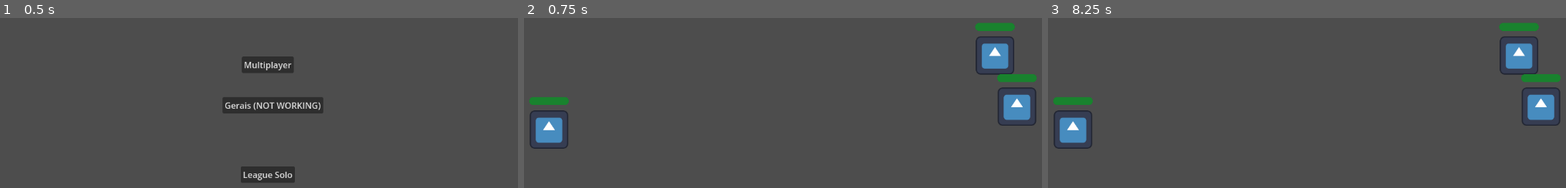
Above: before the commit, frames 1-3 (left to right).
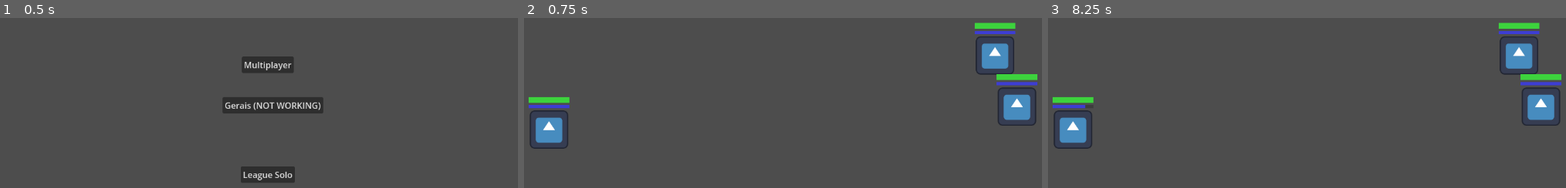
Above: after the commit, the same moments.

Repository: Middlent/meus-teste
Game: Godot game, scene res://HUB.tscn
Two runs of this game, one before a commit and one after it. Both use one fixed random seed, a clock stepped at 60 frames per second and the inputs below. The engine's default icon, where the game draws it, is replaced by a stand-in: a white triangle on a blue panel in a dark square.
Inputs (mouse positions are in pixels of both pictures, inside the frame that each line leads up to):
- Up to frame 1 (0.5 s): no input
- Up to frame 2 (0.75 s): click "League Solo" at 0.5 s
- Up to frame 3 (8.25 s): tap Enter at 1.25, 2.75, 4.25 s; move the mouse to (1457, 128) at 1.27 s; hold D (move_right) 1.28-2.03 s; tap Q every 2.25 s from 1.35 to 8.1 s; click (1457, 128) at 1.42 s; tap Space at 2, 3.5, 5 s; move the mouse to (1198, 162) at 2.02 s; hold S (move_down) 2.03-2.78 s; tap E at 2.1, 4.35, 6.6 s; move the mouse to (1384, 70) at 2.77 s; hold D (move_right) 2.78-3.53 s; tap R at 2.85, 5.1, 7.35 s; move the mouse to (outside the picture) at 3.52 s; hold W (move_up) 3.53-4.28 s; click (outside the picture) at 3.67 s; move the mouse to (outside the picture) at 4.27 s; hold A (move_left) 4.28-5.78 s; move the mouse to (1136, 94) at 5.02 s; move the mouse to (1353, 145) at 5.77 s; hold S (move_down) 5.78-6.53 s; click (1353, 145) at 5.92 s; move the mouse to (1229, 60) at 6.52 s; hold D (move_right) 6.53-7.28 s; move the mouse to (1457, 128) at 7.27 s; hold W (move_up) 7.28-8.03 s; move the mouse to (1198, 162) at 8.02 s; hold D (move_right) from 8.03 s (still down); click (1198, 162) at 8.17 s

Frame 1 is identical in both runs. In frame 2, 1.6% of the frame differs, in the area x 0-100%, y 2-54%; in frame 3, 1.5%.

Commit message:
Mana bar e resolvi um bug que nem sabia que tava ai

Diff:
--- a/MultiplayerHub/League/Champions/Teste/Teste_Stats.tres
+++ b/MultiplayerHub/League/Champions/Teste/Teste_Stats.tres
@@ -3,6 +3,7 @@
 [ext_resource type="Script" path="res://MultiplayerHub/League/Resources/stats.gd" id="1_rqktk"]
 
 [resource]
+resource_local_to_scene = true
 script = ExtResource("1_rqktk")
 hpBase = 600.0
 hpLevel = 102.0
--- a/MultiplayerHub/League/LeaguePlayer.tscn
+++ b/MultiplayerHub/League/LeaguePlayer.tscn
@@ -11,23 +11,29 @@
 [sub_resource type="RectangleShape2D" id="RectangleShape2D_np7k6"]
 size = Vector2(127, 128)
 
-[sub_resource type="StyleBoxFlat" id="StyleBoxFlat_k6h8t"]
-bg_color = Color(0.237539, 0.237539, 0.237539, 1)
-corner_radius_top_left = 30
-corner_radius_top_right = 30
-corner_radius_bottom_right = 30
-corner_radius_bottom_left = 30
-
-[sub_resource type="StyleBoxFlat" id="StyleBoxFlat_8jx82"]
-bg_color = Color(0.0969, 0.51, 0.17952, 1)
-corner_radius_top_left = 30
-corner_radius_top_right = 30
-corner_radius_bottom_right = 30
-corner_radius_bottom_left = 30
+[sub_resource type="StyleBoxLine" id="StyleBoxLine_qfaae"]
+color = Color(0.239216, 0.239216, 0.239216, 1)
+thickness = 20
+
+[sub_resource type="StyleBoxLine" id="StyleBoxLine_6ykdt"]
+color = Color(0.239216, 0.827451, 0.239216, 1)
+thickness = 20
 
 [sub_resource type="Theme" id="Theme_b6oks"]
-ProgressBar/styles/background = SubResource("StyleBoxFlat_k6h8t")
-ProgressBar/styles/fill = SubResource("StyleBoxFlat_8jx82")
+ProgressBar/styles/background = SubResource("StyleBoxLine_qfaae")
+ProgressBar/styles/fill = SubResource("StyleBoxLine_6ykdt")
+
+[sub_resource type="StyleBoxLine" id="StyleBoxLine_vyv6l"]
+color = Color(0.239216, 0.239216, 0.239216, 1)
+thickness = 10
+
+[sub_resource type="StyleBoxLine" id="StyleBoxLine_nndmx"]
+color = Color(0.239216, 0.239216, 0.827451, 1)
+thickness = 10
+
+[sub_resource type="Theme" id="Theme_pnn5t"]
+ProgressBar/styles/background = SubResource("StyleBoxLine_vyv6l")
+ProgressBar/styles/fill = SubResource("StyleBoxLine_nndmx")
 
 [sub_resource type="Animation" id="Animation_ruci7"]
 resource_name = "Walking"
@@ -231,12 +237,21 @@
 [node name="AttackReciever" type="Node2D" parent="."]
 script = ExtResource("7_gg8bw")
 
-[node name="ProgressBar" type="ProgressBar" parent="."]
+[node name="HealthBar" type="ProgressBar" parent="."]
 offset_left = -66.0
 offset_top = -109.0
 offset_right = 66.0
-offset_bottom = -82.0
+offset_bottom = -80.0
 theme = SubResource("Theme_b6oks")
+value = 40.0
+show_percentage = false
+
+[node name="ManaBar" type="ProgressBar" parent="."]
+offset_left = -66.0
+offset_top = -82.0
+offset_right = 66.0
+offset_bottom = -67.0
+theme = SubResource("Theme_pnn5t")
 value = 10.0
 show_percentage = false
 
--- a/MultiplayerHub/League/league_player.gd
+++ b/MultiplayerHub/League/league_player.gd
@@ -32,5 +32,7 @@
 	skills.set_process_input(is_me)
 
 func on_stats_changed():
-	$ProgressBar.max_value = champion.stats.hpBase + champion.stats.hpLevel * (champion.stats.level - 1)
-	$ProgressBar.value = champion.stats.hp
+	$HealthBar.max_value = champion.stats.hpBase + champion.stats.hpLevel * (champion.stats.level - 1)
+	$HealthBar.value = champion.stats.hp
+	$ManaBar.max_value = champion.stats.manaBase + champion.stats.manaLevel * (champion.stats.level - 1)
+	$ManaBar.value = champion.stats.mana
Not shown: 1 places in MultiplayerHub/League/LeaguePlayer.tscn that only renumber resources
